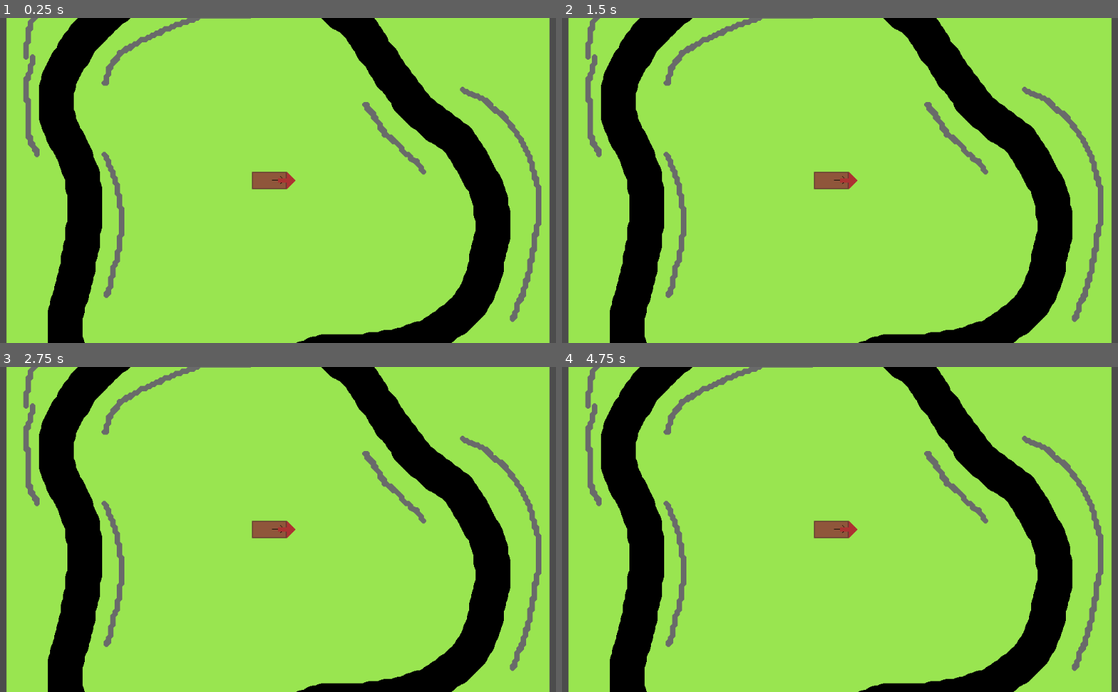
Above: before the commit, frames 1-4 (two rows, left to right).
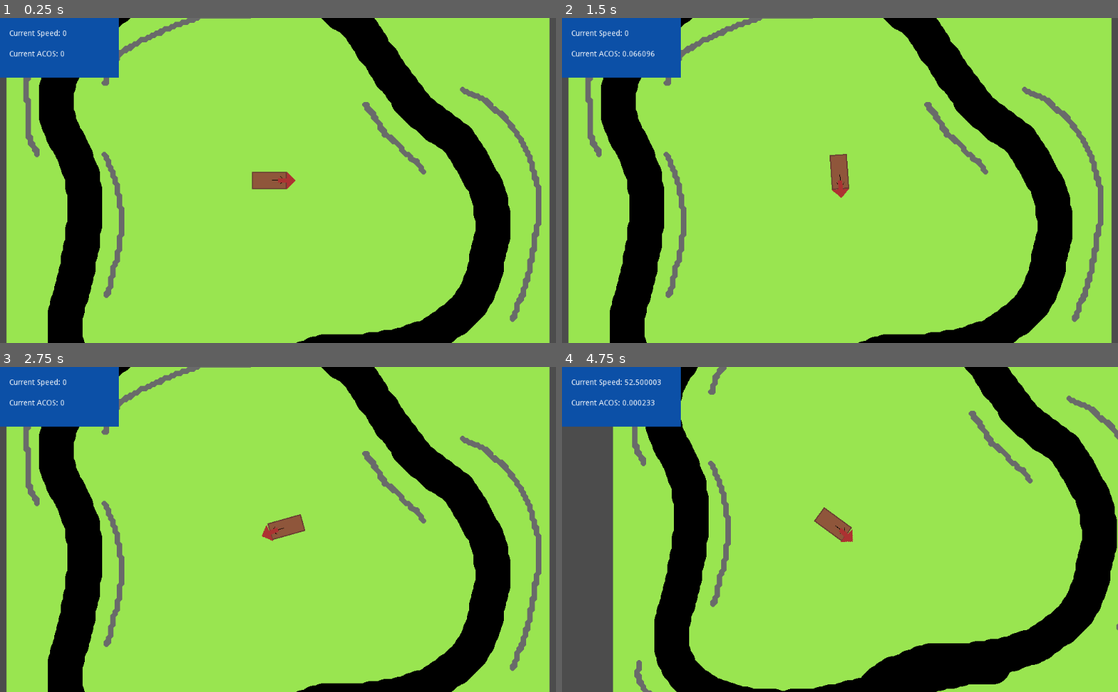
Above: after the commit, the same moments.

Repository: ateichelman/unStable
Game: Godot game, scene res://TestZone.tscn
The game is run twice, just before and just after one commit, with the same random seed, the same clock (stepped at 60 frames per second) and the same inputs. The project has no main scene, so this scene is started directly.
Inputs:
- Up to frame 1 (0.25 s): no input
- Up to frame 2 (1.5 s): tap Enter at 0.5 s; hold D (input_right) 0.53-1.28 s; tap Space (input_space) at 0.6, 1.35 s; hold S (input_down) from 1.28 s (still down)
- Up to frame 3 (2.75 s): tap Space (input_space) at 2, 2.1 s; release S (input_down) at 2.03 s; hold D (input_right) from 2.03 s (still down)
- Up to frame 4 (4.75 s): release D (input_right) at 2.78 s; hold W (input_up) 2.78-3.53 s; tap Space (input_space) at 2.85, 3.6, 4.35 s; hold A (input_left) from 3.53 s (still down)

The runs differ from the first frame. In frame 1, 3.9% of the frame differs, in the area x 0-22%, y 0-19%; in frame 2, 4.4%; in frame 3, 4.4%; in frame 4, 40%, in the area x 0-100%, y 0-100%.
Error before the commit: Parse Error: The identifier "_speedDir" isn't declared in the current scope. (res://Horse/Horse.gd:74)

Commit message:
Horse is moving about right

Diff:
--- a/Horse/Horse.gd
+++ b/Horse/Horse.gd
@@ -1,15 +1,19 @@
 extends KinematicBody2D
 
 export (float) var accelRate = 150.0
-export (float) var deccelRate = 100.0
+export (float) var deccelRate = 50.0
+# used for turn rates based on speed
 export (int) var speedPerTier = 100
-export (float) var baseTurnRate = 1.5
+export (float) var baseTurnRate = 2
 export (float) var turnRateMod = 0.75
+export (int) var driftThreshold = 200
+export (int) var brakeMod = 2
+export (int) var driftTurnMod = 5
 
 var _driftFlag = false
 var _turningFlag = false
-var _speedSetting = 0
-var _curMaxSpeed = 0
+var _speedDir = 0
+var _maxSpeed = 350.0
 var _curSpeed = 0.0
 var _rotationDirection = 0
 
@@ -28,16 +32,19 @@
 	Events.connect("horse_speed_changed",self,"_on_speed_shift")
 
 func _process(delta):
-	if _curSpeed > _curMaxSpeed:
+	if _speedDir < 0:
+		if !_driftFlag && _curSpeed >= driftThreshold:
+			_toggle_drift()
+		# Deccelerate
+		_curSpeed = clamp((_curSpeed - (deccelRate * brakeMod * delta)),0.0, _maxSpeed)
+	if _speedDir > 0:
+		# Accelerate
+		_curSpeed = clamp((_curSpeed + (accelRate * delta)),0.0, _maxSpeed)
+	if _speedDir == 0:
 		if !_driftFlag:
 			_toggle_drift()
 		# Deccelerate
-		_curSpeed = clamp((_curSpeed - (deccelRate * delta)),_curMaxSpeed, 20000.0)
-	if _curSpeed <= _curMaxSpeed:
-		if _driftFlag:
-			_toggle_drift()
-		# Accelerate
-		_curSpeed = clamp((_curSpeed + (accelRate * delta)),0.0, _curMaxSpeed)
+		_curSpeed = clamp((_curSpeed - (deccelRate * delta)),0.0, _maxSpeed)
 	# update rotation if drifting
 	var rotationMod = baseTurnRate * (pow(turnRateMod, floor(_curSpeed/speedPerTier) + 1)) * delta * _rotationDirection
 
@@ -49,11 +56,23 @@
 
 	if _driftFlag:
 		# Have travelDirection steadily return to horse direction on its own.
-		travelDirection.global_rotation = lerp_angle( travelDirection.global_rotation, global_rotation, ((pow(turnRateMod, floor(_curSpeed/speedPerTier) + 1)) * delta))
+		travelDirection.global_rotation = lerp_angle( travelDirection.global_rotation, global_rotation, ((pow(turnRateMod, floor(_curSpeed/speedPerTier) + 1)) * driftTurnMod * delta))
+
+
+	if _driftFlag && !_turningFlag:
+		var travelNorm = get_travel_vec().normalized()
+		var horseNorm = Vector2(cos(global_rotation), sin(global_rotation))
+		var dotProd = travelNorm.x * horseNorm.x + travelNorm.y * horseNorm.y
+		var dirDiff = acos(dotProd)
+		Events.emit_signal("new_acos",dirDiff)
+		if dirDiff < 0.07:
+			_toggle_drift()
+
 
 	global_rotation = wrapf(global_rotation + rotationMod, 0-179.9, 179.9)
 	var velocity = get_travel_vec().normalized() * (_curSpeed * delta)
 	move_and_collide(velocity)
+	Events.emit_signal("new_speed",_curSpeed)
 
 #func _do_drift_calculations(delta):
 #	# how fast we'll be turning
--- a/Horse/Horse.tscn
+++ b/Horse/Horse.tscn
@@ -14,11 +14,6 @@
 
 [node name="Horse" type="KinematicBody2D"]
 script = ExtResource( 3 )
-accelRate = null
-deccelRate = null
-speedPerTier = null
-baseTurnRate = null
-turnRateMod = null
 
 [node name="SpeedController" parent="." instance=ExtResource( 2 )]
 
--- a/Horse/SpeedController.gd
+++ b/Horse/SpeedController.gd
@@ -1,9 +1,4 @@
 extends Node
-
-const _speedLevelMax = 10
-const _speedLevelMin = 0
-const _speedShiftASec = 0.15
-const _speedShiftDownASec = 0.05
 
 # SpeedController
 # ---------------------------
@@ -13,38 +8,19 @@
 # neutral tells parent to decellerate at decay rate
 # down tells parent to decellerate at brake rate
 
-var _speedLevel = 0
-var _speedShiftUpCooldown = 0.0
-var _speedShiftDownCooldown = 0.0
-
 # Called when the node enters the scene tree for the first time.
 func _ready():
 	pass # Replace with function body.
 
 func _physics_process(delta):
-	if (_speedShiftUpCooldown > 0.0):
-		_speedShiftUpCooldown = clamp((_speedShiftUpCooldown - delta),0.0,_speedShiftASec)
-	if (_speedShiftDownCooldown > 0.0):
-		_speedShiftDownCooldown = clamp((_speedShiftDownCooldown - delta),0.0,_speedShiftDownASec)
 	var speedChange = 0
 	if Input.is_action_pressed("input_up"):
-		if _speedShiftUpCooldown == 0.0:
-			speedChange += 1
-			_speedShiftUpCooldown = _speedShiftASec
+		speedChange += 1
 	if Input.is_action_pressed("input_down"):
-		if _speedShiftDownCooldown == 0.0:
-			speedChange -= 1
-			_speedShiftDownCooldown = _speedShiftDownASec
-	if speedChange != 0:
-		_speedLevel = clamp((_speedLevel + speedChange),_speedLevelMin, _speedLevelMax)
-		_on_speed_change(_speedLevel)
+		speedChange -= 1
+	_on_speed_change(speedChange)
 
 
 # TODO emit global speed change signal
 func _on_speed_change(dir):
 	Events.emit_signal("horse_speed_changed",dir)
-
-# TODO Connect this to global stop signal.
-func _on_stop():
-	# Horse is forced to stop in its tracks for some reason
-	_on_speed_change(0)
--- a/Scripts/Events.gd
+++ b/Scripts/Events.gd
@@ -11,3 +11,9 @@
 signal horse_turning_update(state)
 # Emitted by Horse whenever we start or stop drifting
 signal horse_drifting_update(state)
+
+# Debug signals
+# -----------------------------------------------------------------------------
+# For when math is being weird or whatever
+signal new_speed(val)
+signal new_acos(val)
--- a/TestZone.tscn
+++ b/TestZone.tscn
@@ -1,7 +1,43 @@
-[gd_scene load_steps=3 format=2]
+[gd_scene load_steps=5 format=2]
 
 [ext_resource path="res://sprites/test_track.png" type="Texture" id=1]
 [ext_resource path="res://Horse/Horse.tscn" type="PackedScene" id=2]
+
+[sub_resource type="GDScript" id=1]
+script/source = "extends Label
+
+# For debuging ACOS issues...
+
+var _currentAcos = 0
+
+# Called when the node enters the scene tree for the first time.
+func _ready():
+	Events.connect(\"new_acos\",self,\"on_acos_change\")
+
+func _process(delta):
+	text = \"Current ACOS: \" + str(_currentAcos)
+
+func on_acos_change(val):
+	_currentAcos = val
+"
+
+[sub_resource type="GDScript" id=2]
+script/source = "extends Label
+
+# For debugging Speed
+
+var _currentSpeed = 0
+
+# Called when the node enters the scene tree for the first time.
+func _ready():
+	Events.connect(\"new_speed\",self,\"on_speed_change\")
+
+func _process(delta):
+	text = \"Current Speed: \" + str(_currentSpeed)
+
+func on_speed_change(val):
+	_currentSpeed = val
+"
 
 [node name="TestZone" type="Node2D"]
 
@@ -9,3 +45,35 @@
 texture = ExtResource( 1 )
 
 [node name="Horse" parent="." instance=ExtResource( 2 )]
+
+[node name="HUD" type="CanvasLayer" parent="."]
+
+[node name="DebugZone" type="ColorRect" parent="HUD"]
+margin_right = 219.0
+margin_bottom = 110.0
+color = Color( 0.0470588, 0.313726, 0.654902, 1 )
+__meta__ = {
+"_edit_use_anchors_": false
+}
+
+[node name="LableAcos" type="Label" parent="HUD"]
+margin_left = 17.2305
+margin_top = 59.9323
+margin_right = 111.231
+margin_bottom = 73.9323
+text = "Current ACOS: "
+script = SubResource( 1 )
+__meta__ = {
+"_edit_use_anchors_": false
+}
+
+[node name="LableSpeed" type="Label" parent="HUD"]
+margin_left = 17.2305
+margin_top = 22.4746
+margin_right = 111.231
+margin_bottom = 36.4746
+text = "Current Speed:"
+script = SubResource( 2 )
+__meta__ = {
+"_edit_use_anchors_": false
+}
